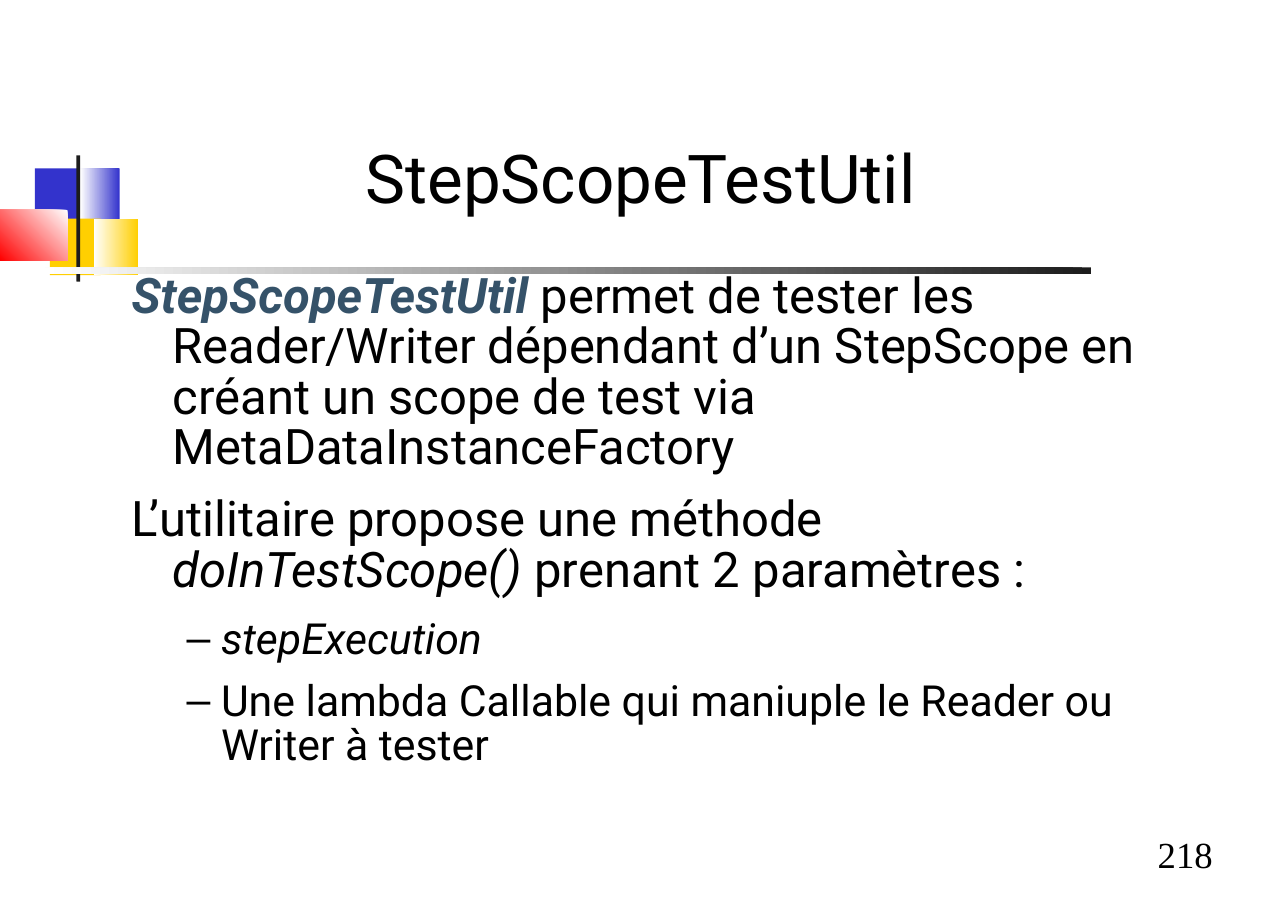
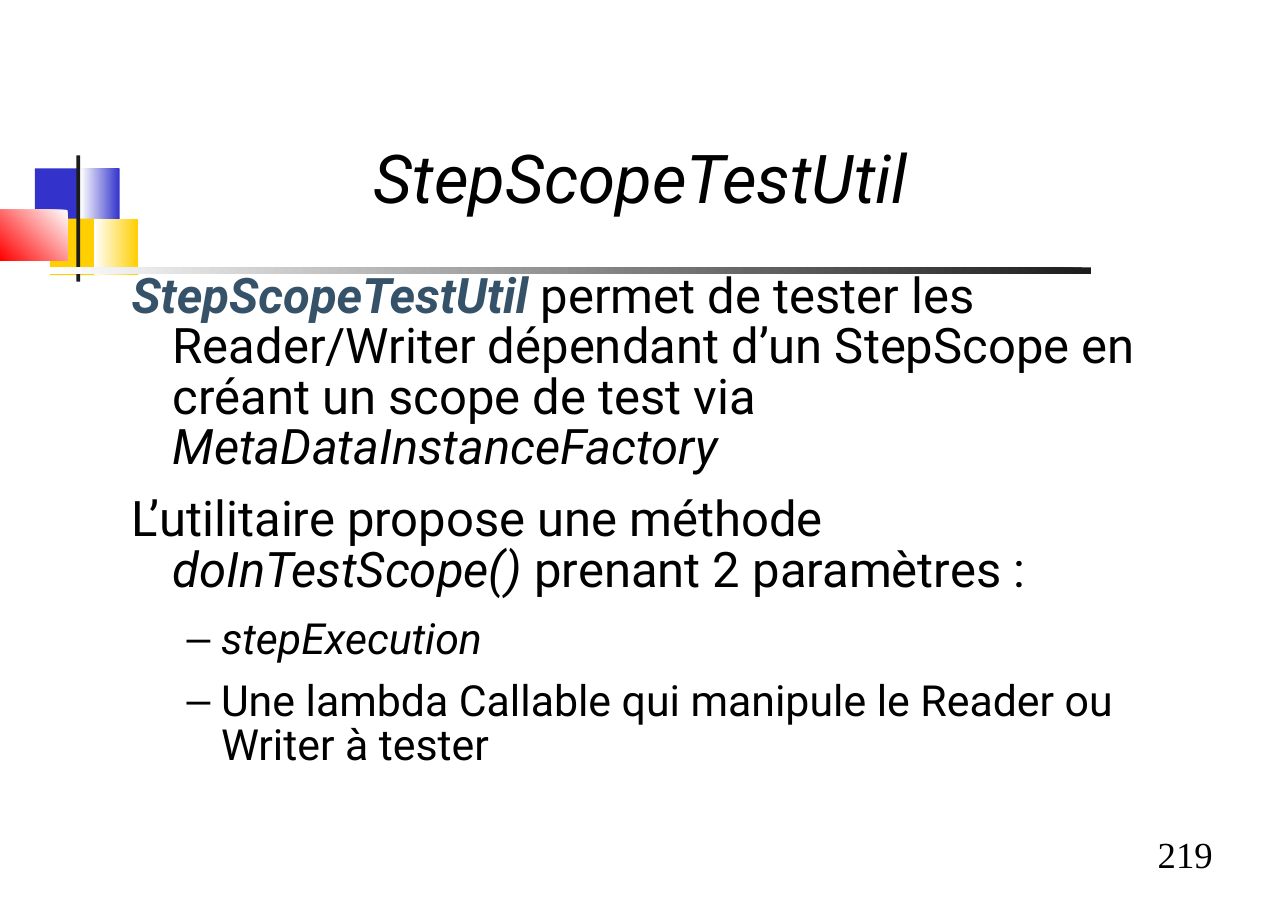
Before and after one commit to dthibau/springbatch, a slide deck: slide 219 of SpringBatch.odp (slide 218 before the commit). Drawn at 1288x911 pixels with LibreOffice and Linux fonts; fonts in the diff are those of the drawing. Boxes give left, top, right and bottom in pixels: in the first picture for what was removed or moved away, otherwise in the second. Text is boxed around its words. In the diff, an @@ line names an element or a change of style, - is before the commit and + after.

```diff
--- a/SpringBatch.odp
+++ b/SpringBatch.odp
@@ title "StepScopeTestUtil" at <box>374,152,907,217</box>: italic on @@
@@ text at <box>132,268,1135,475</box>: italic on in "MetaDataInstanceFactory" @@
@@ text at <box>221,684,1113,761</box>: text changed @@
-  – Une lambda Callable qui maniuple le Reader ou Writer à tester
+  – Une lambda Callable qui manipule le Reader ou Writer à tester
@@ page number at <box>1158,843,1213,869</box>: text changed @@
-218
+219
```
Also in this commit, not shown: 5 other slides changed, 1 slide added, 3 other files.
